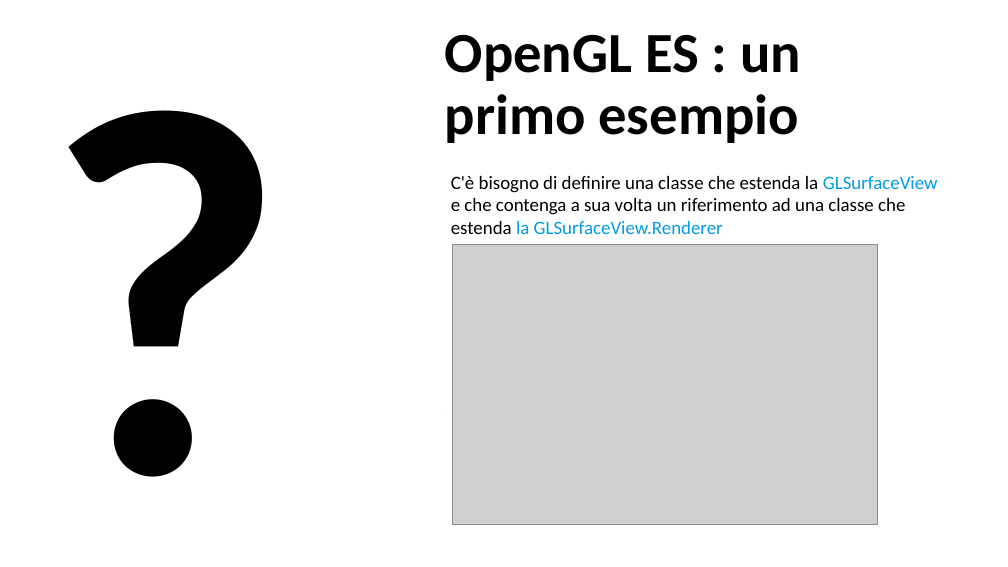
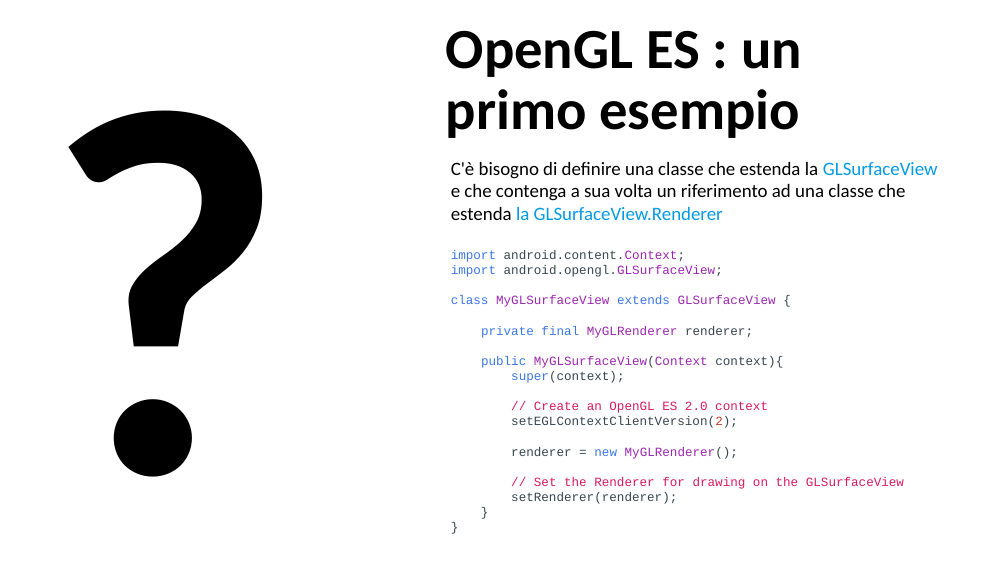
Before and after one commit to AntonioDOrazio/MobileProgramming_OpenGL, a slide deck: slide 22 of Materiale/BozzaOpenGL.pptx. Drawn at 1008x567 pixels with LibreOffice and Linux fonts; fonts in the diff are those of the drawing; grey boxes stand for pictures. Boxes give left, top, right and bottom in pixels: in the first picture for what was removed or moved away, otherwise in the second. Text is boxed around its words. In the diff, an @@ line names an element or a change of style, - is before the commit and + after.

```diff
--- a/Materiale/BozzaOpenGL.pptx
+++ b/Materiale/BozzaOpenGL.pptx
@@ title "OpenGL ES : un primo ...": place and size @@
-title "OpenGL ES : un primo ..." at bbox=[445, 34, 801, 143]
+title "OpenGL ES : un primo ..." at bbox=[446, 30, 802, 138]
@@ free "C'è bisogno di definire una ...": place and size @@
-free "C'è bisogno di definire una ..." at bbox=[443, 166, 947, 280]
+free "C'è bisogno di definire una ..." at bbox=[443, 153, 947, 563]
@@ text in free at bbox=[451, 250, 904, 504]: paragraph added @@
+import android.content.Context;
+import android.opengl.GLSurfaceView;
+class MyGLSurfaceView extends GLSurfaceView {
+private final MyGLRenderer renderer;
+public MyGLSurfaceView(Context context){
+super(context);
+// Create an OpenGL ES 2.0 context
+setEGLContextClientVersion(2);
+renderer = new MyGLRenderer();
+// Set the Renderer for drawing on the GLSurfaceView
+setRenderer(renderer);
+}
+}
@@ picture removed at bbox=[452, 244, 877, 524] @@
```
Also in this commit, not shown: 13 other slides changed, 1 slide added, 2 slides removed, 1 other file.
